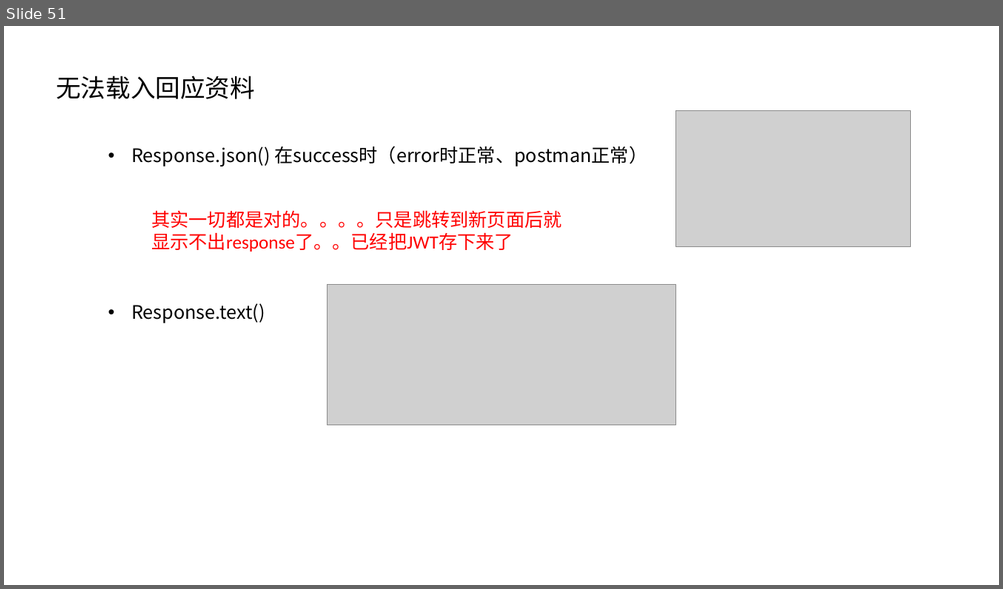
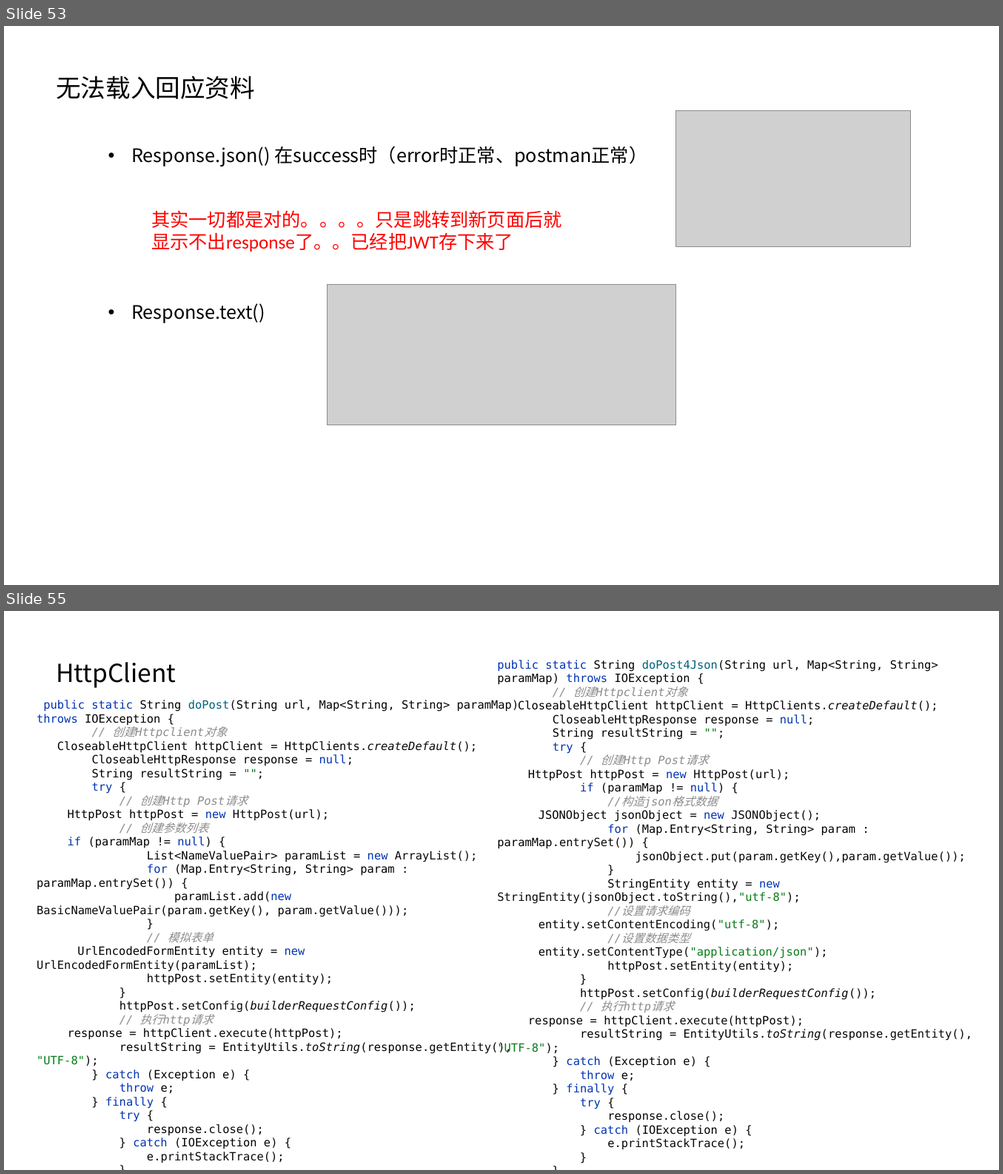
Before and after one commit to 7000qwq/gold, a slide deck: design.pptx. Shown one above the other, each under a label of ours: slide 51 before the commit, slides 53 and 55 after it; the slides between them are not shown. The pictures are 1003x589 and 1003x1174 pixels, drawn with LibreOffice and Linux fonts; fonts in the diff are those of the drawing; grey boxes stand for pictures. Boxes give left, top, right and bottom in pixels: in the first picture for what was removed or moved away, otherwise in the second. Text is boxed around its words. In the diff, an @@ line names an element or a change of style, - is before the commit and + after.

```diff
--- a/design.pptx
+++ b/design.pptx
@@ slide 55 added at bbox=[4, 611, 999, 1170], background #FFFFFF @@
@@ text added at bbox=[56, 662, 176, 688], 24 pt, text #000000 @@
+HttpClient
@@ text added at bbox=[497, 660, 973, 1150], 11 pt, text #000000 @@
+public static String doPost4Json(String url, Map<String, String> paramMap) throws IOException {
+// 创建Httpclient对象
+CloseableHttpClient httpClient = HttpClients.createDefault();
+CloseableHttpResponse response = null;
+String resultString = "";
+try {
+// 创建Http Post请求
+HttpPost httpPost = new HttpPost(url);
+if (paramMap != null) {
+//构造json格式数据
+JSONObject jsonObject = new JSONObject();
+for (Map.Entry<String, String> param : paramMap.entrySet()) {
+jsonObject.put(param.getKey(),param.getValue());
+}
+StringEntity entity = new StringEntity(jsonObject.toString(),"utf-8");
+//设置请求编码
+entity.setContentEncoding("utf-8");
+//设置数据类型
+entity.setContentType("application/json");
+httpPost.setEntity(entity);
+}
+httpPost.setConfig(builderRequestConfig());
+// 执行http请求
+response = httpClient.execute(httpPost);
+resultString = EntityUtils.toString(response.getEntity(), "UTF-8");
+} catch (Exception e) {
+throw e;
+} finally {
+try {
+response.close();
+} catch (IOException e) {
+e.printStackTrace();
+}
+}
+return resultString;
+}
@@ text added at bbox=[37, 700, 519, 1164], 11 pt, text #000000 @@
+public static String doPost(String url, Map<String, String> paramMap) throws IOException {
+// 创建Httpclient对象
+CloseableHttpClient httpClient = HttpClients.createDefault();
+CloseableHttpResponse response = null;
+String resultString = "";
+try {
+// 创建Http Post请求
+HttpPost httpPost = new HttpPost(url);
+// 创建参数列表
+if (paramMap != null) {
+List<NameValuePair> paramList = new ArrayList();
+for (Map.Entry<String, String> param : paramMap.entrySet()) {
+paramList.add(new BasicNameValuePair(param.getKey(), param.getValue()));
+}
+// 模拟表单
+UrlEncodedFormEntity entity = new UrlEncodedFormEntity(paramList);
+httpPost.setEntity(entity);
+}
+httpPost.setConfig(builderRequestConfig());
+// 执行http请求
+response = httpClient.execute(httpPost);
+resultString = EntityUtils.toString(response.getEntity(), "UTF-8");
+} catch (Exception e) {
+throw e;
+} finally {
+try {
+response.close();
+} catch (IOException e) {
+e.printStackTrace();
+}
+}
+return resultString;
+}
@@ what was slide 51 is now slide 53 @@
```
Also in this commit, not shown: 7 slides changed, 6 other slides added, 1 slide removed, 32 other files.
